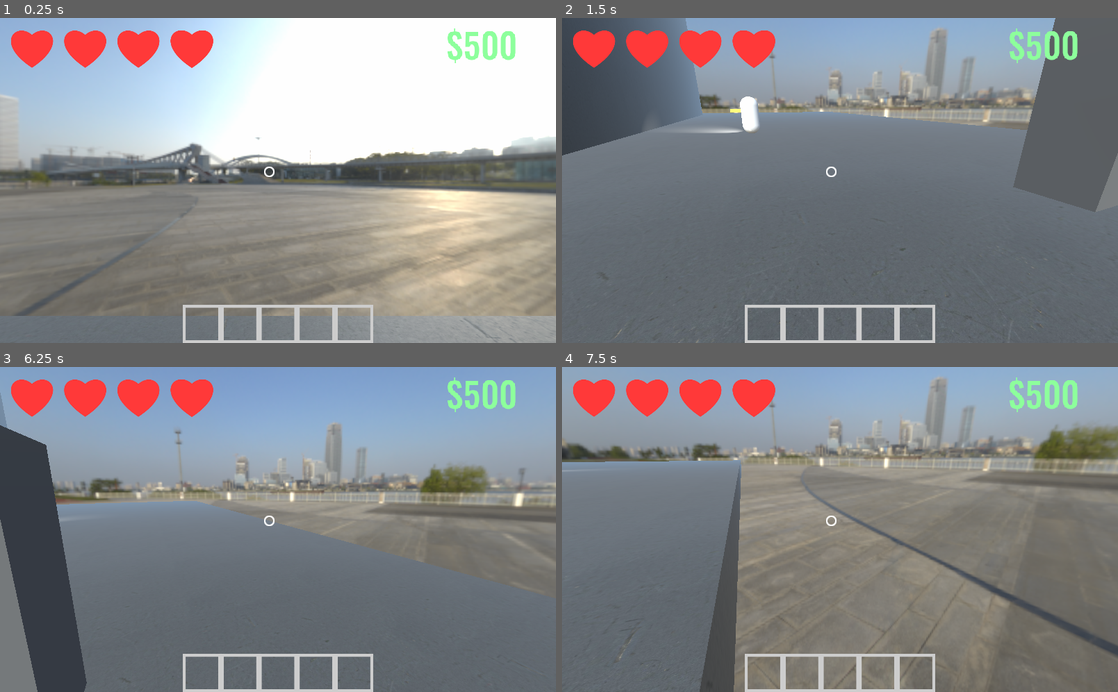
Above: before the commit, frames 1-4 (two rows, left to right).
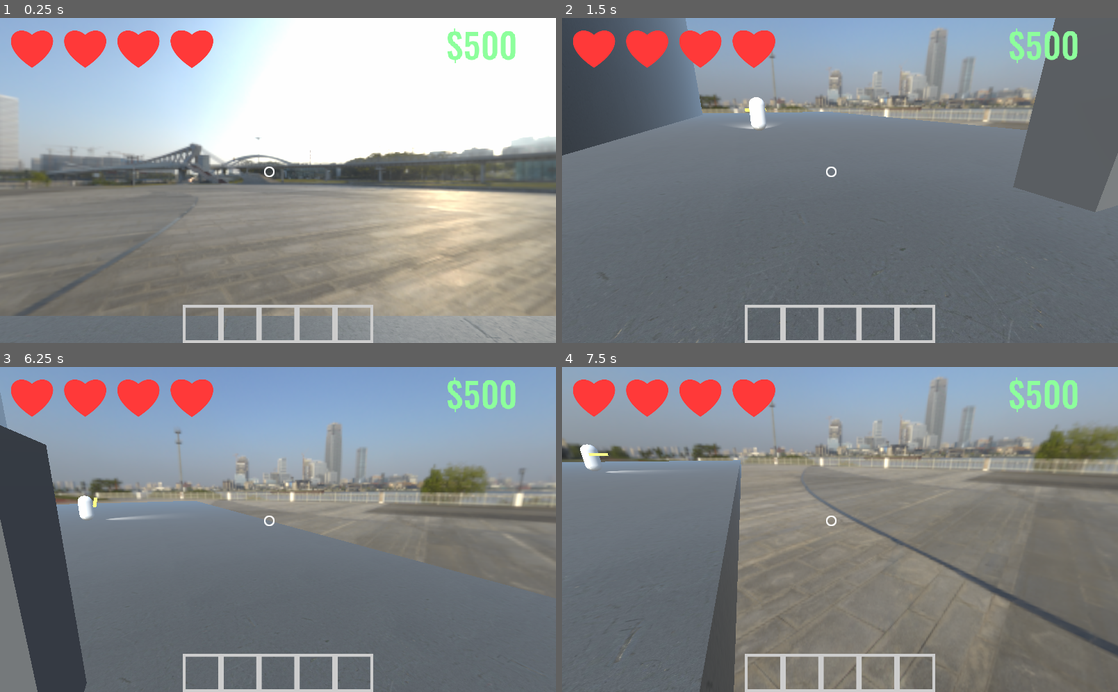
Above: after the commit, the same moments.

Repository: creikey/Mcguffin
Game: Godot game, scene res://prototype-levels/Enemies.tscn
Same seed, same stepped clock (60 frames per second), same inputs: the game is played once before the commit and once after it. This scene is started directly instead of the project's main scene.
Inputs (mouse positions are in pixels of both pictures, inside the frame that each line leads up to):
- Up to frame 1 (0.25 s): no input
- Up to frame 2 (1.5 s): tap Enter at 0.5 s; move the mouse to (962, 164) at 0.52 s; press the mouse at (962, 164) at 0.53 s; hold D (right) 0.53-1.28 s; tap Ctrl (jump) at 0.77 s; tap Space at 1.25 s; move the mouse to (812, 180) at 1.27 s; release the mouse at (812, 180) at 1.28 s; hold W (forward) from 1.28 s (still down); tap 1 at 1.35 s
- Up to frame 3 (6.25 s): tap Ctrl (jump) at 1.52, 3.02, 3.77, 4.52, 6.02 s; move the mouse to (289, 523) at 2.02 s; tap 5 at 2.1, 4.35 s; move the mouse to (272, 536) at 2.77 s; click (272, 536) at 2.85 s; move the mouse to (316, 532) at 3.52 s; tap 1 at 3.6, 5.85 s; move the mouse to (233, 526) at 4.27 s; move the mouse to (283, 529) at 5.02 s; press the mouse at (283, 529) at 5.03 s; move the mouse to (255, 523) at 5.77 s; release W (forward) at 5.78 s; release the mouse at (255, 523) at 5.78 s; hold D (right) from 5.78 s (still down)
- Up to frame 4 (7.5 s): move the mouse to (867, 529) at 6.52 s; release D (right) at 6.53 s; hold W (forward) from 6.53 s (still down); tap 5 at 6.6 s; tap Ctrl (jump) at 6.77 s; move the mouse to (812, 529) at 7.27 s; click (812, 529) at 7.35 s

The runs differ from the first frame. In frame 2, 0.5% of the frame differs, in the area x 15-38%, y 24-36%; in frame 3, 0.2%; in frame 4, 0.3%.

Commit message:
Add acid vat, dumbat patrolling, and level design

Diff:
--- /dev/null
+++ b/AcidVat.gd
@@ -0,0 +1,26 @@
+extends Area
+
+var t: float = 0.0
+var acid_concentration: float = 0.0
+
+func _process(delta):
+	t += delta
+	var mat: SpatialMaterial = $MeshInstance.material_override
+	mat.uv1_offset.x += delta
+	mat.uv1_offset.y += delta*2.0*sin(t + cos(t*0.7))
+
+	if get_entities().size() > 0:
+		acid_concentration += delta
+		if acid_concentration > 0.5:
+			for e in get_entities():
+				e.hit(1, global_transform.origin)
+			acid_concentration = 0.0
+	else:
+		acid_concentration = 0.0
+
+func get_entities() -> Array:
+	var to_return: Array = []
+	for b in get_overlapping_bodies():
+		if b.is_in_group("entities"):
+			to_return.append(b)
+	return to_return
--- /dev/null
+++ b/AcidVat.tscn
@@ -0,0 +1,29 @@
+[gd_scene load_steps=6 format=2]
+
+[ext_resource path="res://acid.png" type="Texture" id=1]
+[ext_resource path="res://AcidVat.gd" type="Script" id=2]
+
+[sub_resource type="SpatialMaterial" id=2]
+flags_transparent = true
+albedo_color = Color( 1, 1, 1, 0.243137 )
+albedo_texture = ExtResource( 1 )
+uv1_scale = Vector3( 0.4, 0.4, 0.4 )
+uv1_offset = Vector3( 2.058, 0, 0 )
+uv1_triplanar = true
+
+[sub_resource type="CubeMesh" id=1]
+size = Vector3( 8, 8, 8 )
+
+[sub_resource type="BoxShape" id=3]
+extents = Vector3( 4, 4, 4 )
+
+[node name="AcidVat" type="Area"]
+script = ExtResource( 2 )
+
+[node name="MeshInstance" type="MeshInstance" parent="."]
+material_override = SubResource( 2 )
+mesh = SubResource( 1 )
+material/0 = null
+
+[node name="CollisionShape" type="CollisionShape" parent="."]
+shape = SubResource( 3 )
--- a/Player.gd
+++ b/Player.gd
@@ -44,6 +44,7 @@
 		activated_gadget.activate()
 
 func _ready():
+	visible = true # fog sphere makes editor bounding box annoying
 	interact_cast.add_exception(self)
 
 func spawn(spawnpoint: Transform):
--- a/Player.tscn
+++ b/Player.tscn
@@ -28,6 +28,7 @@
 transform = Transform( 1, 0, 0, 0, 1, 0, 0, 0, 1, 0, 1, 0 )
 
 [node name="Camera" type="Camera" parent="Torso"]
+far = 500.0
 
 [node name="InteractCast" type="RayCast" parent="Torso/Camera"]
 enabled = true
--- a/level-elements/DumBat/DumBat.gd
+++ b/level-elements/DumBat/DumBat.gd
@@ -4,12 +4,15 @@
 
 signal death
 
+export (NodePath) var patrol_path
 export var wandernoise: OpenSimplexNoise
 
 var vel := Vector3()
 var t = 0.0
 var noise_multiplier = 1.0
 var chasing = null
+var patrolling: Array = []
+var cur_patrolling_index: int = 0
 onready var tree = $AnimationTree
 
 func param(p_name):
@@ -19,10 +22,21 @@
 	return tree.set("parameters/conditions/" + p_name, val)
 
 func _ready():
+	if patrol_path != "":
+		patrolling = get_node(patrol_path).get_children()
 	randomize()
 	# changes color of bat so to not be shared material must be unique
 	$BatPivot/Bat.material_override = $BatPivot/Bat.material_override.duplicate(true)
 	wandernoise.seed = randi()
+
+func turn_towards(target_position: Vector3, delta: float):
+	var target := Basis()
+	target.y = Vector3(0, 1, 0)
+	target.z = -(target_position - global_transform.origin).normalized()
+	target.z.y = 0.0
+	target.z = target.z.normalized()
+	target.x = target.y.cross(target.z)
+	global_transform.basis = global_transform.basis.orthonormalized().slerp(target, delta)
 
 func _physics_process(delta):
 	t += delta
@@ -39,28 +53,29 @@
 		set_param("idle",true)
 		set_param("swing",false)
 	if param("aggro") == false:
-		if $GonnaCrash.is_colliding() or not $GonnaFall.is_colliding():
-			rotation.y += (PI/2.0)*delta
-			noise_multiplier *= -1.0
-			vel = Util.vel_lerp(vel, Vector3(), delta*5.0)
+		if patrolling.size() > 0:
+			var cur: Vector3 = patrolling[cur_patrolling_index].global_transform.origin
+			if global_transform.origin.distance_to(cur) < 2.0:
+				cur_patrolling_index += 1
+				cur_patrolling_index %= patrolling.size()
+			turn_towards(cur, delta*9.0)
 		else:
-			rotation.y += wandernoise.get_noise_1d(t)*delta*noise_multiplier
-			vel = Util.vel_lerp(vel, -global_transform.basis.z*3.0, delta*3.0)
+			if $GonnaCrash.is_colliding() or not $GonnaFall.is_colliding():
+				rotation.y += (PI/2.0)*delta
+				noise_multiplier *= -1.0
+				vel = Util.vel_lerp(vel, Vector3(), delta*5.0)
+			else:
+				rotation.y += wandernoise.get_noise_1d(t)*delta*noise_multiplier
+		vel = Util.vel_lerp(vel, -global_transform.basis.z*3.0, delta*3.0)
 	else:
-		var target := Basis()
-		target.y = Vector3(0, 1, 0)
-		target.z = -(chasing.global_transform.origin - global_transform.origin).normalized()
-		target.z.y = 0.0
-		target.z = target.z.normalized()
-		target.x = target.y.cross(target.z)
-		global_transform.basis = global_transform.basis.orthonormalized().slerp(target, delta*9.0)
+		turn_towards(chasing.global_transform.origin, delta*13.0)
 		vel = Util.vel_lerp(vel, -global_transform.basis.z*Game.dumbat_chase_speed, delta*7.0)
 
-	vel.y += -9.81*delta
+	vel.y += -9.81*delta*3.0
 	vel = move_and_slide(vel, Vector3(0, 1, 0))
 
 func hit(damage: int, from_point: Vector3):
-	vel = (global_transform.origin - from_point).normalized()*50.0
+	vel = (global_transform.origin - from_point).normalized()*80.0
 
 func swing():
 	if is_instance_valid(chasing):
@@ -69,7 +84,8 @@
 		chasing = null
 
 func _on_SightArea_body_entered(body):
-	if not body.is_in_group("entities"):
+#	if not body.is_in_group("players"):
+	if not body.is_in_group("entities") or body.is_in_group("dumbats"):
 		return
 	var space_state = get_world().direct_space_state
 	var result: Dictionary = space_state.intersect_ray(global_transform.origin, body.global_transform.origin, [self])
--- a/level-elements/DumBat/DumBat.tscn
+++ b/level-elements/DumBat/DumBat.tscn
@@ -191,7 +191,7 @@
 
 [sub_resource type="AnimationNodeStateMachinePlayback" id=18]
 
-[node name="DumBat" type="KinematicBody" groups=["entities"]]
+[node name="DumBat" type="KinematicBody" groups=["dumbats", "entities"]]
 transform = Transform( 1, 0, 0, 0, 1, 0, 0, 0, 1, -7, 2, 1 )
 script = ExtResource( 1 )
 __meta__ = {
--- /dev/null
+++ b/prototype-levels/Drawbridge.tscn
@@ -0,0 +1,193 @@
+[gd_scene load_steps=6 format=2]
+
+[ext_resource path="res://prototype-levels/SimpleMain.tscn" type="PackedScene" id=1]
+[ext_resource path="res://AcidVat.tscn" type="PackedScene" id=2]
+[ext_resource path="res://level-elements/DumBat/DumBat.tscn" type="PackedScene" id=3]
+[ext_resource path="res://level-elements/Prototype.tscn" type="PackedScene" id=4]
+[ext_resource path="res://gadgets/GadgetVending.tscn" type="PackedScene" id=5]
+
+[node name="Drawbridge" instance=ExtResource( 1 )]
+
+[node name="Player" parent="." index="1"]
+transform = Transform( -0.999684, 0, 0.02513, 0, 1, 0, -0.02513, 0, -0.999684, 7, 1.84807, 33 )
+visible = false
+
+[node name="Spawnpoint" parent="Level" index="1"]
+transform = Transform( -1, 0, 8.9407e-08, 0, 1, 0, -8.9407e-08, 0, -1, -62, 27, 2 )
+
+[node name="DumBat2" parent="Level" index="2" instance=ExtResource( 3 )]
+transform = Transform( 1, 0, 2.68221e-07, 0, 1, 0, -2.68221e-07, 0, 1, -14, 26, 2 )
+patrol_path = NodePath("../Patrol1")
+
+[node name="DumBat3" parent="Level" index="3" instance=ExtResource( 3 )]
+transform = Transform( 1, 0, 2.68221e-07, 0, 1, 0, -2.68221e-07, 0, 1, -5, 26, 2 )
+patrol_path = NodePath("../Patrol4")
+
+[node name="DumBat7" parent="Level" index="4" instance=ExtResource( 3 )]
+transform = Transform( -1, 0, -1.49012e-07, 0, 1, 0, 1.49012e-07, 0, -1, -21, 26, -29 )
+patrol_path = NodePath("../Patrol2")
+
+[node name="DumBat8" parent="Level" index="5" instance=ExtResource( 3 )]
+transform = Transform( 1, 0, 2.68221e-07, 0, 1, 0, -2.68221e-07, 0, 1, -31, 26, 3 )
+patrol_path = NodePath("../Patrol3")
+
+[node name="Patrol1" type="Spatial" parent="Level" index="6"]
+transform = Transform( 1, 0, 0, 0, 1, 0, 0, 0, 1, -13, 25, -25 )
+
+[node name="Position3D" type="Position3D" parent="Level/Patrol1" index="0"]
+
+[node name="Position3D2" type="Position3D" parent="Level/Patrol1" index="1"]
+transform = Transform( 1, 0, 0, 0, 1, 0, 0, 0, 1, 0, 0, 26 )
+
+[node name="Patrol4" type="Spatial" parent="Level" index="7"]
+transform = Transform( 1, 0, 0, 0, 1, 0, 0, 0, 1, -5, 25, -25 )
+
+[node name="Position3D" type="Position3D" parent="Level/Patrol4" index="0"]
+
+[node name="Position3D2" type="Position3D" parent="Level/Patrol4" index="1"]
+transform = Transform( 1, 0, 0, 0, 1, 0, 0, 0, 1, 0, 0, 26 )
+
+[node name="Patrol2" type="Spatial" parent="Level" index="8"]
+transform = Transform( 1, 0, 0, 0, 1, 0, 0, 0, 1, -20, 25, -25 )
+
+[node name="Position3D" type="Position3D" parent="Level/Patrol2" index="0"]
+
+[node name="Position3D2" type="Position3D" parent="Level/Patrol2" index="1"]
+transform = Transform( 1, 0, 0, 0, 1, 0, 0, 0, 1, 0, 0, 26 )
+
+[node name="Patrol3" type="Spatial" parent="Level" index="9"]
+transform = Transform( 1, 0, 0, 0, 1, 0, 0, 0, 1, -30, 25, -25 )
+
+[node name="Position3D" type="Position3D" parent="Level/Patrol3" index="0"]
+
+[node name="Position3D2" type="Position3D" parent="Level/Patrol3" index="1"]
+transform = Transform( 1, 0, 0, 0, 1, 0, 0, 0, 1, 0, 0, 26 )
+
+[node name="FinishLine" parent="Level" index="10"]
+transform = Transform( 1, 0, 0, 0, 1, 0, 0, 0, 1, 18, 25, -4 )
+
+[node name="Prototype" parent="Level" index="11" instance=ExtResource( 4 )]
+
+[node name="CSGBox" type="CSGBox" parent="Level/Prototype" index="0"]
+transform = Transform( 1, 0, 0, 0, 1, 0, 0, 0, 1, -22, 0, -21 )
+width = 104.0
+depth = 78.0
+
+[node name="CSGBox7" type="CSGBox" parent="Level/Prototype" index="1"]
+transform = Transform( 1, 0, 0, 0, 1, 0, 0, 0, 1, -38, 0, 29 )
+width = 112.0
+depth = 70.0
+
+[node name="CSGBox8" type="CSGBox" parent="Level/Prototype" index="2"]
+transform = Transform( 1, 0, 0, 0, 1, 0, 0, 0, 1, 20, -5, 29 )
+width = 112.0
+depth = 70.0
+
+[node name="CSGBox6" type="CSGBox" parent="Level/Prototype" index="3"]
+transform = Transform( 1, 0, 0, 0, 1, 0, 0, 0, 1, -57, 22, -12 )
+width = 42.0
+depth = 104.0
+
+[node name="CSGBox9" type="CSGBox" parent="Level/Prototype" index="4"]
+transform = Transform( 1, 0, 0, 0, 1, 0, 0, 0, 1, -21, 22, -12 )
+width = 32.0
+depth = 40.0
+
+[node name="CSGBox11" type="CSGBox" parent="Level/Prototype" index="5"]
+transform = Transform( 1, 0, 0, 0, -4.37114e-08, 1, 0, -1, -4.37114e-08, -21, 25, 7 )
+width = 32.0
+depth = 28.0
+
+[node name="CSGBox12" type="CSGBox" parent="Level/Prototype" index="6"]
+transform = Transform( 1, 0, 0, 0, -4.37114e-08, 1, 0, -1, -4.37114e-08, -21, 25, -31 )
+width = 32.0
+depth = 28.0
+
+[node name="CSGBox13" type="CSGBox" parent="Level/Prototype" index="7"]
+transform = Transform( 1, 0, 0, 0, -1, -8.74228e-08, 0, 8.74228e-08, -1, -7, 22, -11 )
+width = 32.0
+depth = 44.0
+
+[node name="CSGBox14" type="CSGBox" parent="Level/Prototype" index="8"]
+transform = Transform( -4.37114e-08, 1, 8.74228e-08, 1, 4.37114e-08, 3.82137e-15, 0, 8.74228e-08, -1, 4, 22, -22 )
+width = 32.0
+depth = 28.0
+
+[node name="CSGBox15" type="CSGBox" parent="Level/Prototype" index="9"]
+transform = Transform( -4.37114e-08, 1, 8.74228e-08, 1, 4.37114e-08, 3.82137e-15, 0, 8.74228e-08, -1, 4, 22, 7 )
+width = 32.0
+depth = 16.0
+
+[node name="CSGBox16" type="CSGBox" parent="Level/Prototype" index="10"]
+transform = Transform( 0, -8.9407e-08, 1, 1, 4.37114e-08, 3.82137e-15, -4.37114e-08, 1, 8.9407e-08, 1, 22, 8 )
+width = 32.0
+depth = 16.0
+
+[node name="CSGBox18" type="CSGBox" parent="Level/Prototype" index="11"]
+transform = Transform( 0, -8.9407e-08, 1, 1, 4.37114e-08, 3.82137e-15, -4.37114e-08, 1, 8.9407e-08, 13, 22, 0 )
+width = 32.0
+depth = 16.0
+
+[node name="CSGBox19" type="CSGBox" parent="Level/Prototype" index="12"]
+transform = Transform( 0, -8.9407e-08, 1, 1, 4.37114e-08, 3.82137e-15, -4.37114e-08, 1, 8.9407e-08, 15, 22, -10 )
+width = 32.0
+depth = 16.0
+
+[node name="CSGBox20" type="CSGBox" parent="Level/Prototype" index="13"]
+transform = Transform( 0, -8.9407e-08, 1, 0, -1, -8.9407e-08, 1, 0, -8.67315e-17, 16, 30, -10 )
+width = 32.0
+depth = 30.0
+
+[node name="CSGBox17" type="CSGBox" parent="Level/Prototype" index="14"]
+transform = Transform( 0, -8.9407e-08, 1, 1, 4.37114e-08, 3.82137e-15, -4.37114e-08, 1, 8.9407e-08, 1, 22, -32 )
+width = 32.0
+depth = 16.0
+
+[node name="CSGBox10" type="CSGBox" parent="Level/Prototype" index="15"]
+transform = Transform( 1, 0, 0, 0, 1, 0, 0, 0, 1, 8, 22, -6 )
+width = 40.0
+depth = 10.0
+
+[node name="CSGBox2" type="CSGBox" parent="Level/Prototype" index="16"]
+transform = Transform( 1.91069e-15, -4.37114e-08, 1, -1, -4.37114e-08, 0, 4.37114e-08, -1, -4.37114e-08, -22, 9, 28 )
+width = 74.0
+depth = 106.0
+
+[node name="CSGBox3" type="CSGBox" parent="Level/Prototype" index="17"]
+transform = Transform( 1.91069e-15, -4.37114e-08, 1, -1, -4.37114e-08, 0, 4.37114e-08, -1, -4.37114e-08, -22, 9, -52 )
+width = 76.0
+depth = 106.0
+
+[node name="CSGBox4" type="CSGBox" parent="Level/Prototype" index="18"]
+transform = Transform( 4.37114e-08, -1, -8.74228e-08, -1, -4.37114e-08, 0, -3.82137e-15, 8.74228e-08, -1, 27, 9, -9 )
+width = 74.0
+depth = 106.0
+
+[node name="CSGBox5" type="CSGBox" parent="Level/Prototype" index="19"]
+transform = Transform( 4.37114e-08, -1, -8.74228e-08, -1, -4.37114e-08, 0, -3.82137e-15, 8.74228e-08, -1, -72, 9, -9 )
+width = 64.0
+depth = 106.0
+
+[node name="GadgetVending" parent="Level" index="12" instance=ExtResource( 5 )]
+transform = Transform( 1, 0, 0, 0, 1, 0, 0, 0, 1, -65, 24, -8 )
+
+[node name="DirectionalLight" type="DirectionalLight" parent="Level" index="13"]
+transform = Transform( 0.866025, 0.353553, -0.353553, 0, 0.707107, 0.707107, 0.5, -0.612372, 0.612372, 0, 0, 0 )
+
+[node name="AcidVat" parent="Level" index="14" instance=ExtResource( 2 )]
+transform = Transform( 1, 0, 0, 0, 1, 0, 0, 0, 1, 22, -1, 23 )
+
+[node name="AcidVat2" parent="Level" index="15" instance=ExtResource( 2 )]
+transform = Transform( 1, 0, 0, 0, 1, 0, 0, 0, 1, 4, 25, -11 )
+
+[node name="AcidVat6" parent="Level" index="16" instance=ExtResource( 2 )]
+transform = Transform( 1, 0, 0, 0, 1, 0, 0, 0, 1, 4, 25, -5 )
+
+[node name="AcidVat3" parent="Level" index="17" instance=ExtResource( 2 )]
+transform = Transform( 1, 0, 0, 0, 1, 0, 0, 0, 1, 4, 25, -20 )
+
+[node name="AcidVat4" parent="Level" index="18" instance=ExtResource( 2 )]
+transform = Transform( 1, 0, 0, 0, 1, 0, 0, 0, 1, 4, 25, -28 )
+
+[node name="AcidVat5" parent="Level" index="19" instance=ExtResource( 2 )]
+transform = Transform( 1, 0, 0, 0, 1, 0, 0, 0, 1, 4, 25, 2 )
Binary file added: acid.png
Not shown, added: acid.png.import
